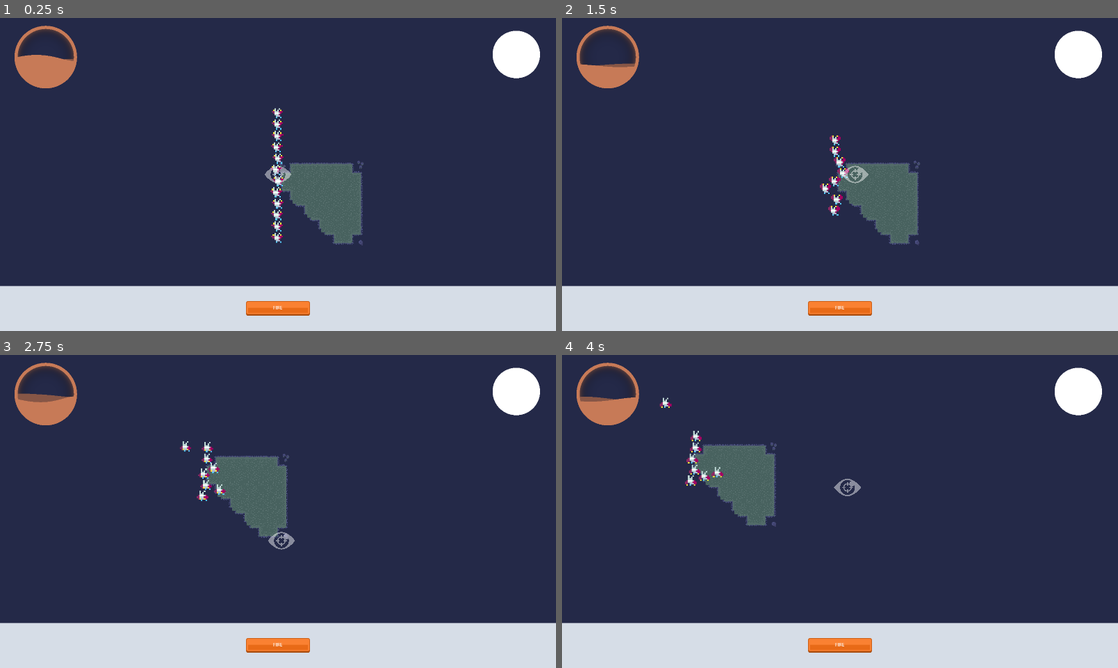
Above: before the commit, frames 1-4 (two rows, left to right).
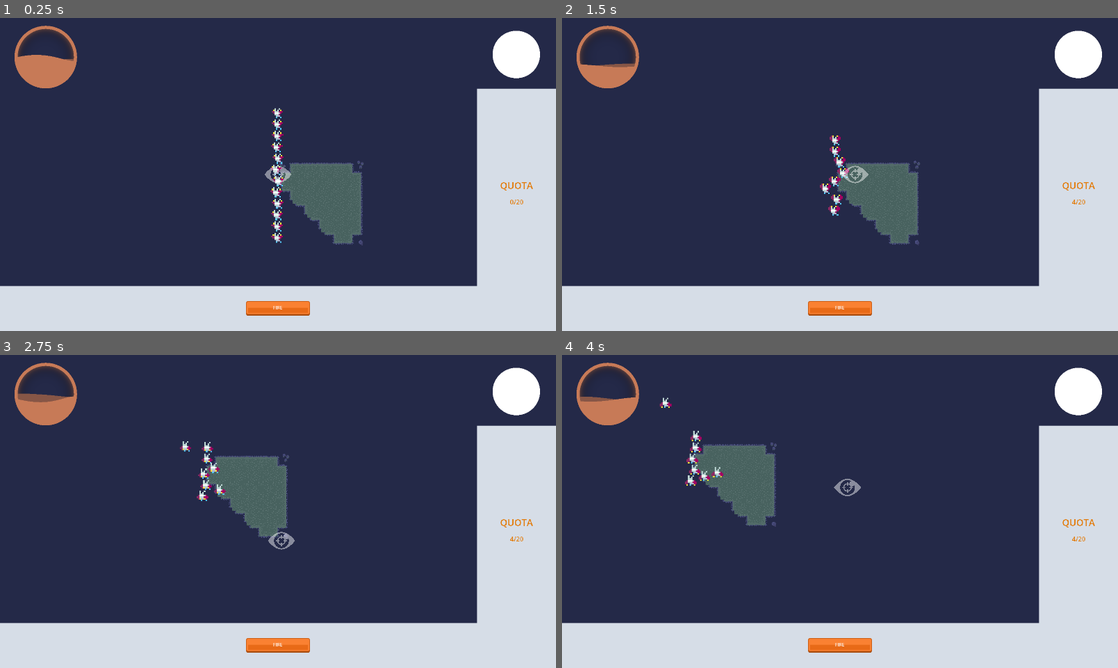
Above: after the commit, the same moments.

Repository: ocdunlap/laughingeye
Game: Godot game, scene res://ScenesGeneral/main_container.tscn
Two runs of this game, one before a commit and one after it. Both use one fixed random seed, a clock stepped at 60 frames per second and the inputs below. The project has no main scene, so this scene is started directly.
Inputs:
- Up to frame 1 (0.25 s): no input
- Up to frame 2 (1.5 s): click "[center]FIRE[/center]" at 0.5 s; hold D (move_right) from 1.28 s (still down)
- Up to frame 3 (2.75 s): release D (move_right) at 2.03 s; hold S (move_down) from 2.03 s (still down)
- Up to frame 4 (4 s): release S (move_down) at 2.78 s; hold D (move_right) 2.78-3.53 s; hold W (move_up) from 3.53 s (still down)

The runs differ from the first frame. In frame 1, 9.0% of the frame differs, in the area x 85-100%, y 22-86%; in frame 2, 9.0%; in frame 3, 9.0%; in frame 4, 9.0%.

Commit message:
Basic Quota

Diff:
--- a/ScenesGeneral/main_container.tscn
+++ b/ScenesGeneral/main_container.tscn
@@ -1,7 +1,8 @@
-[gd_scene load_steps=8 format=3 uid="uid://c28078icgk7kq"]
+[gd_scene load_steps=9 format=3 uid="uid://c28078icgk7kq"]
 
 [ext_resource type="PackedScene" uid="uid://jngnashrto5q" path="res://ScenesGeneral/player_reticle.tscn" id="1_0mxmq"]
 [ext_resource type="Texture2D" uid="uid://cuambwoccgynl" path="res://ArtAssets/SimpleTileset/tileset and some textures/foresttileset.png" id="1_bdv7x"]
+[ext_resource type="Script" path="res://Scripts/GameWorld.gd" id="2_hkw1s"]
 [ext_resource type="PackedScene" uid="uid://c0xgyerjpnhgg" path="res://ScenesGeneral/LittleGuys/little_bat.tscn" id="3_po7fq"]
 [ext_resource type="PackedScene" uid="uid://cvgnw2mv4qaf8" path="res://ScenesGeneral/ui_main.tscn" id="5_a7odk"]
 
@@ -762,6 +763,7 @@
 position_smoothing_speed = 3.0
 
 [node name="GameWorld" type="Node" parent="."]
+script = ExtResource("2_hkw1s")
 
 [node name="ExploreMain" type="Node2D" parent="GameWorld"]
 
@@ -802,6 +804,11 @@
 
 [node name="UIMain" parent="GameWorld/CanvasLayer" instance=ExtResource("5_a7odk")]
 
+[node name="Label" type="Label" parent="GameWorld/CanvasLayer"]
+offset_right = 40.0
+offset_bottom = 23.0
+
+[connection signal="update_quota" from="PlayerCamera/PlayerReticle" to="GameWorld" method="_on_player_reticle_update_quota"]
 [connection signal="button_down" from="GameWorld/CanvasLayer/UIMain/BottomPanel/CenterContainer/FireButton" to="PlayerCamera/PlayerReticle" method="_on_fire_button_button_down"]
 
 [editable path="GameWorld/CanvasLayer/UIMain"]
--- a/ScenesGeneral/ui_main.tscn
+++ b/ScenesGeneral/ui_main.tscn
@@ -10,6 +10,10 @@
 shader = ExtResource("2_op73v")
 shader_parameter/fV = 0.41
 shader_parameter/tint_color = Color(0.780392, 0.478431, 0.341176, 1)
+
+[sub_resource type="LabelSettings" id="LabelSettings_0jujh"]
+font_size = 22
+font_color = Color(0.890196, 0.482353, 0.0352941, 1)
 
 [node name="UIMain" type="Control"]
 layout_mode = 3
@@ -104,3 +108,47 @@
 bbcode_enabled = true
 text = "[center]FIRE[/center]"
 fit_content = true
+
+[node name="RightPanel" type="NinePatchRect" parent="."]
+layout_mode = 1
+anchors_preset = -1
+anchor_left = 0.858
+anchor_top = 0.226
+anchor_right = 1.0
+anchor_bottom = 1.0
+grow_horizontal = 2
+grow_vertical = 2
+texture = ExtResource("3_4ivui")
+region_rect = Rect2(14.9811, 33.1828, 28.6875, 49.4612)
+
+[node name="CenterContainer" type="CenterContainer" parent="RightPanel"]
+layout_mode = 1
+anchors_preset = -1
+anchor_left = 0.1
+anchor_top = 0.1
+anchor_right = 0.9
+anchor_bottom = 0.766
+offset_left = 0.375977
+offset_top = -2.672
+offset_right = 0.375977
+offset_bottom = -2.672
+grow_horizontal = 2
+grow_vertical = 2
+
+[node name="VBoxContainer" type="VBoxContainer" parent="RightPanel/CenterContainer"]
+layout_mode = 2
+
+[node name="RichTextLabel" type="RichTextLabel" parent="RightPanel/CenterContainer/VBoxContainer"]
+modulate = Color(0.890196, 0.482353, 0.0352941, 1)
+custom_minimum_size = Vector2(200, 60)
+layout_mode = 2
+bbcode_enabled = true
+text = "[center][font_size=32
+]QUOTA[/font_size][/center]"
+
+[node name="QuotaAmount" type="Label" parent="RightPanel/CenterContainer/VBoxContainer"]
+layout_mode = 2
+text = "0/20"
+label_settings = SubResource("LabelSettings_0jujh")
+horizontal_alignment = 1
+vertical_alignment = 1
--- /dev/null
+++ b/Scripts/GameWorld.gd
@@ -0,0 +1,22 @@
+extends Node
+
+@onready var quota_text = $CanvasLayer/UIMain/RightPanel/CenterContainer/VBoxContainer/QuotaAmount
+
+var current_quota:int = 20
+var current_count:int = 0
+
+# Called when the node enters the scene tree for the first time.
+func _ready():
+
+	pass # Replace with function body.
+
+
+# Called every frame. 'delta' is the elapsed time since the previous frame.
+func _process(_delta):
+	pass
+
+
+func _on_player_reticle_update_quota(amount):
+	current_count += amount
+	quota_text.text = str(current_count) + "/" + str(current_quota)
+	pass # Replace with function body.
--- a/Scripts/PlayerReticle.gd
+++ b/Scripts/PlayerReticle.gd
@@ -4,6 +4,8 @@
 
 # How fast the player moves
 @export var speed = 180
+
+signal update_quota(amount:int)
 
 var target_velocity = Vector2.ZERO
 
@@ -42,6 +44,8 @@
 	explode_effect.play("fire")
 	for i in current_hovered_bodies:
 		i.queue_free()
+	# later should connect manually
+	emit_signal("update_quota", current_hovered_bodies.size())
 	current_hovered_bodies.clear()
 	pass # Replace with function body.
 
Not shown: 1 places in ScenesGeneral/ui_main.tscn that only renumber resources
